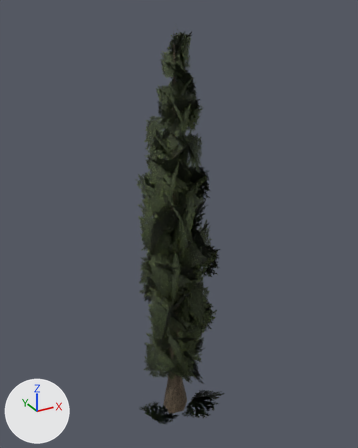
The glTF model assets/trees/cypress.glb, before and after one commit.
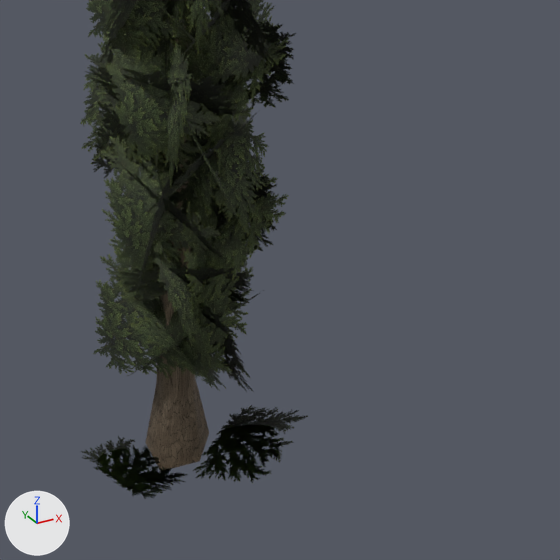
Each version is shown whole from a 50 mm lens placed at (-4.58, -8.53, 9.19), pointed at (0.18, 0.13, 4.86), then close up on the part from 30% to 89% of the width and 53% to 100% of the height. Every picture has the same lights, and +X, +Y and +Z are marked at lower left. The first two pictures are the older version. Vertices at exactly the same position are counted once.

The first close-up shows 'cypress_foliage', 'cypress_wood'.
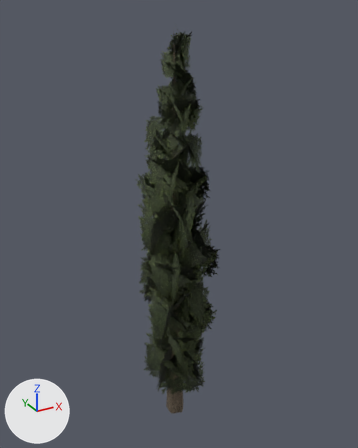
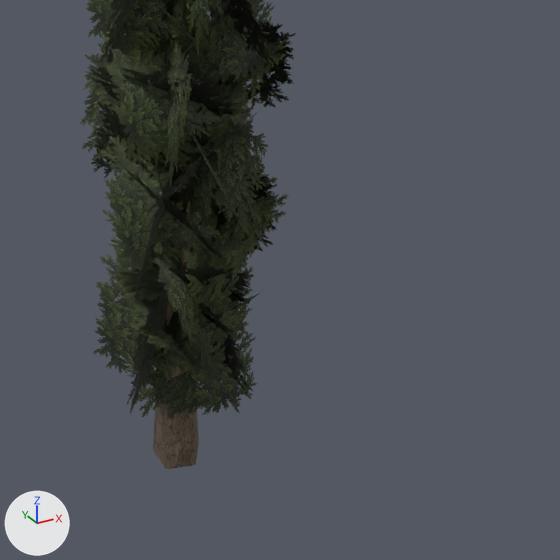
What differs and where, as boxes (x1, y1, x2, y2) in the close-ups (560 x 560 px; the box of a moved part takes in the faces that stretch with it):
'cypress_foliage', reshaped: before (80, 0, 308, 498); after (80, 0, 296, 419)
'cypress_wood', reshaped (28% narrower): before (145, 2, 209, 470); after (153, 2, 199, 469)
part 1 of me_cypress_wood, moved or reshaped: before (145, 379, 209, 470); after (153, 396, 199, 469)
part 3 of me_cypress_foliage, moved or reshaped: before (81, 405, 308, 498); after (126, 287, 257, 419)

Patch to the scene script:
```diff
--- a/assets/trees/cypress.glb.py
+++ b/assets/trees/cypress.glb.py
@@ mat_cypress_bark @@
 n2.inputs[7].default_value = (0.79, 0.82, 0.76, 1.0)  # 'B', white #e6eae2
-n3 = _N.new('ShaderNodeMix'); n3.name = 'Mix.001'
-n3.data_type = 'RGBA'
-n3.blend_type = 'MULTIPLY'
-n3.inputs[0].default_value = 1.0  # 'Factor'
-n4 = _N.new('ShaderNodeVertexColor'); n4.name = 'Color Attribute'
 n5 = _N.new('ShaderNodeTexImage'); n5.name = 'Image Texture'
@@ mat_cypress_bark @@
 n2 = _N.new('ShaderNodeMix'); n2.name = 'Mix'
 _L.new(n2.outputs[2], n0.inputs[0])  # 'Result' to 'Base Color'
-_L.new(n3.outputs[2], n2.inputs[6])  # 'Result' to 'A'
-_L.new(n4.outputs[0], n3.inputs[7])  # 'Color' to 'B'
-_L.new(n5.outputs[0], n3.inputs[6])  # 'Color' to 'A'
+_L.new(n5.outputs[0], n2.inputs[6])  # 'Color' to 'A'
@@ me_cypress_wood @@
 # used by ob_cypress_wood; location = (0.0, 0.0, 0.0)
-me_cypress_wood.from_pydata(...)  # 12 vertices, 15 faces; spans x -0.29..0.35, y -0.28..0.31, z -0.04..8.85
-me_cypress_wood.vertices[0].co = (0.35, 0.0, -0.04)  # pixel (209, 432)
-me_cypress_wood.vertices[1].co = (0.1, 0.31, -0.04)
-me_cypress_wood.vertices[2].co = (-0.25, 0.18, -0.04)  # pixel (145, 442)
-me_cypress_wood.vertices[3].co = (-0.29, -0.21, -0.03)  # pixel (160, 471)
-me_cypress_wood.vertices[4].co = (0.09, -0.28, -0.03)  # pixel (199, 461)
-me_cypress_wood.vertices[5].co = (0.35, 0.0, -0.04)  # pixel (209, 432)
+me_cypress_wood.from_pydata(...)  # 12 vertices, 15 faces; spans x -0.19..0.24, y -0.23..0.23, z -0.12..8.85
+# me_cypress_wood part 1
+me_cypress_wood.vertices[0].co = (0.24, 0.0, -0.12)  # pixel (198, 443)
+me_cypress_wood.vertices[1].co = (0.07, 0.23, -0.12)
+me_cypress_wood.vertices[2].co = (-0.19, 0.14, -0.12)  # pixel (152, 450)
+me_cypress_wood.vertices[3].co = (-0.19, -0.14, -0.12)  # pixel (166, 469)
+me_cypress_wood.vertices[4].co = (0.07, -0.23, -0.12)  # pixel (195, 465)
+me_cypress_wood.vertices[5].co = (0.24, 0.0, -0.12)  # pixel (198, 443)
+# me_cypress_wood part 2: vertex colours changed
 me_cypress_wood.materials.append(mat_cypress_bark)
@@ me_cypress_foliage @@
 # used by ob_cypress_foliage; location = (0.0, 0.0, 0.0)
-me_cypress_foliage.from_pydata(...)  # 360 vertices, 180 faces; spans x -1.03..1.24, y -1.15..1.05, z 0.01..8.95
-me_cypress_foliage.vertices[8].co = (-0.34, 0.36, 0.01)
-me_cypress_foliage.vertices[9].co = (-0.05, -0.52, 0.01)  # pixel (198, 479)
-me_cypress_foliage.vertices[10].co = (-0.74, -0.74, 0.24)
-me_cypress_foliage.vertices[11].co = (-1.03, 0.13, 0.24)
-me_cypress_foliage.vertices[44].co = (-0.17, -0.44, 0.01)  # pixel (184, 479)
-me_cypress_foliage.vertices[45].co = (0.76, 0.19, 0.01)
-me_cypress_foliage.vertices[46].co = (1.24, -0.51, 0.3)
-me_cypress_foliage.vertices[47].co = (0.31, -1.15, 0.3)
+me_cypress_foliage.from_pydata(...)  # 360 vertices, 180 faces; spans x -0.97..1.09, y -0.94..1.05, z 0.53..8.95
+# me_cypress_foliage part 3
+me_cypress_foliage.vertices[8].co = (0.41, 0.4, 0.69)
+me_cypress_foliage.vertices[9].co = (-0.71, -0.24, 0.69)
+me_cypress_foliage.vertices[10].co = (-0.62, -0.41, 1.96)
+me_cypress_foliage.vertices[11].co = (0.49, 0.26, 1.97)
+me_cypress_foliage.vertices[44].co = (-0.54, -0.05, 0.53)
+me_cypress_foliage.vertices[45].co = (0.58, -0.55, 0.53)
+me_cypress_foliage.vertices[46].co = (0.73, -0.2, 1.88)
+me_cypress_foliage.vertices[47].co = (-0.39, 0.27, 1.89)
 me_cypress_foliage.materials.append(mat_cypress_foliage_cards)
```
